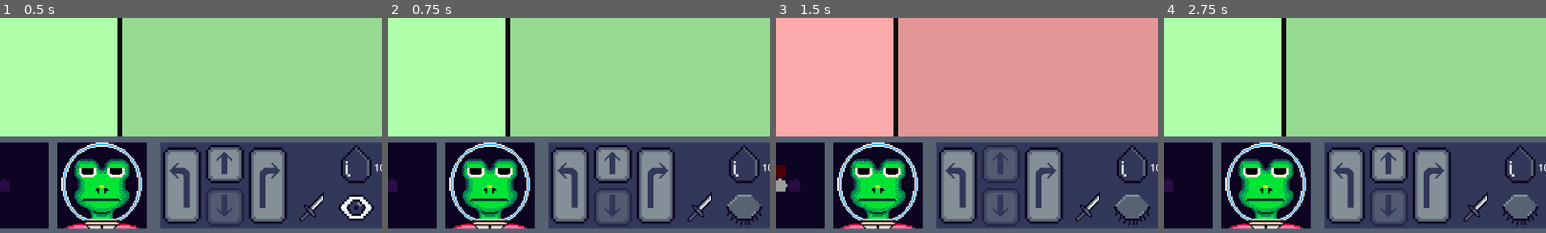
Above: before the commit, frames 1-4 (left to right).
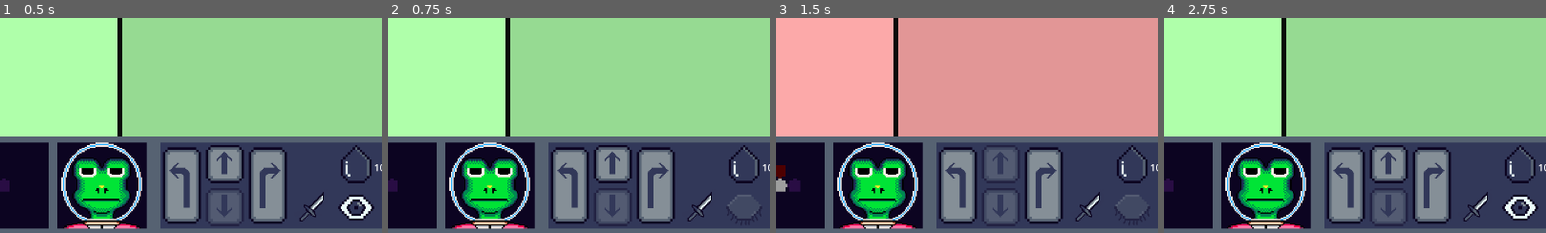
Above: after the commit, the same moments.

Repository: i-ahumada/tearless
Game: Godot game, scene res://Scenes/GameController/game_controller.tscn
The game is run twice, just before and just after one commit, with the same random seed, the same clock (stepped at 60 frames per second) and the same inputs.
Inputs (mouse positions are % of the whole screen's width and height, from its top left):
- Up to frame 1 (0.5 s): no input
- Up to frame 2 (0.75 s): click (58, 92) at 0.5 s
- Up to frame 3 (1.5 s): click (35, 87) at 1.25 s
- Up to frame 4 (2.75 s): click (47, 87) at 2 s
The pictures show only the part of the screen within x 12-62%, y 48-98%; the shares and areas given below are measured in that part.

Frame 1 is identical in both runs. In frame 2, 0.8% of the frame differs, in the area x 88-98%, y 82-97%; in frame 3, 0.8%; in frame 4, 0.8%.

Commit message:
feat: player and enemy classes created -incomplete-

Diff:
--- a/Scenes/GameController/game_controller.tscn
+++ b/Scenes/GameController/game_controller.tscn
@@ -3,6 +3,7 @@
 [ext_resource type="Script" uid="uid://duwe6ruq1is6t" path="res://Scripts/GameController/game_controller.gd" id="1_kx2cw"]
 [ext_resource type="PackedScene" uid="uid://p4h75kwuub7c" path="res://Scenes/HUD/hud.tscn" id="1_nqxm2"]
 [ext_resource type="Script" uid="uid://bxluioq7i3rsx" path="res://Scripts/RoomContainer/room_container.gd" id="3_w5uht"]
+[ext_resource type="Script" uid="uid://mjctrm0q8j8h" path="res://Scripts/GameController/player.gd" id="4_g6ftq"]
 
 [node name="GameController" type="Node" unique_id=16930123 node_paths=PackedStringArray("room_container")]
 script = ExtResource("1_kx2cw")
@@ -13,7 +14,13 @@
 [node name="RoomContainer" type="Node" parent="." unique_id=1738164503]
 script = ExtResource("3_w5uht")
 
+[node name="Player" type="Node" parent="." unique_id=1540974958]
+script = ExtResource("4_g6ftq")
+life_value = 100
+
 [connection signal="change_level" from="." to="HUD" method="_on_change_level"]
 [connection signal="change_room" from="." to="HUD" method="_on_change_room"]
 [connection signal="change_room" from="." to="RoomContainer" method="_on_change_room"]
+[connection signal="player_hit" from="." to="Player" method="_on_player_hit"]
 [connection signal="direction_button_clicked" from="HUD" to="." method="_on_direction_button_clicked"]
+[connection signal="skill_button_cliked" from="HUD" to="." method="_on_skill_button_cliked"]
--- a/Scenes/HUD/CharacterInfo/character_info.tscn
+++ b/Scenes/HUD/CharacterInfo/character_info.tscn
@@ -256,6 +256,9 @@
 [connection signal="button_down" from="MarginContainer/HBoxContainer/SkillsAndMovement/HBoxContainer/MovementContainer/HBoxContainer/Right" to="MarginContainer/HBoxContainer/SkillsAndMovement/HBoxContainer/MovementContainer/HBoxContainer/Right" method="_on_button_down"]
 [connection signal="value_changed" from="MarginContainer/HBoxContainer/SkillsAndMovement/HBoxContainer/SkillsContainer/VBoxContainer/TearsLife/TearBar" to="MarginContainer/HBoxContainer/SkillsAndMovement/HBoxContainer/SkillsContainer/VBoxContainer/TearsLife/TearBar" method="_on_value_changed"]
 [connection signal="button_down" from="MarginContainer/HBoxContainer/SkillsAndMovement/HBoxContainer/SkillsContainer/VB …(199 unchanged characters)…
+[connection signal="button_skill" from="MarginContainer/HBoxContainer/SkillsAndMovement/HBoxContainer/SkillsContainer/VBoxContainer/SkillBottom/HBoxContainer/Knife" to="." method="_on_button_skill"]
 [connection signal="button_down" from="MarginContainer/HBoxContainer/SkillsAndMovement/HBoxContainer/SkillsContainer/VB …(195 unchanged characters)…
+[connection signal="button_skill" from="MarginContainer/HBoxContainer/SkillsAndMovement/HBoxContainer/SkillsContainer/VBoxContainer/SkillBottom/HBoxContainer/Eye" to="." method="_on_button_skill"]
 [connection signal="pressed" from="MarginContainer/HBoxContainer/SkillsAndMovement/HBoxContainer/SkillsContainer/VBoxCo …(187 unchanged characters)…
 [connection signal="button_down" from="MarginContainer/HBoxContainer/SkillsAndMovement/HBoxContainer/SkillsContainer/VB …(201 unchanged characters)…
+[connection signal="button_skill" from="MarginContainer/HBoxContainer/SkillsAndMovement/HBoxContainer/SkillsContainer/VBoxContainer/SkillBottom/HBoxContainer/Escape" to="." method="_on_button_skill"]
--- a/Scenes/HUD/hud.tscn
+++ b/Scenes/HUD/hud.tscn
@@ -23,3 +23,4 @@
 offset_bottom = 695.0
 
 [connection signal="direction_button_clicked" from="CharacterInfo" to="." method="_on_character_info_direction_button_clicked"]
+[connection signal="skill_button_clicked" from="CharacterInfo" to="." method="_on_character_info_skill_button_clicked"]
--- /dev/null
+++ b/Scripts/GameController/enemy.gd
@@ -0,0 +1,10 @@
+extends Node
+class_name Enemy
+
+var attack_pattern: Dictionary
+var dialogue: Array
+@export var life_value: int
+#var imagen de enemigo
+
+func _init(life_initial_value: int):
+	life_value = life_initial_value
--- a/Scripts/GameController/game_controller.gd
+++ b/Scripts/GameController/game_controller.gd
@@ -2,6 +2,7 @@
 
 @export var starting_map_route: String = "res://Maps/map_test.json"
 @export var room_container: RoomContainer
+var player: Player
 
 signal change_room(map_node: MapNode, direction: GameEnums.Directions)
 signal change_level(map_graph: MapGraph)
@@ -25,6 +26,7 @@
 	else:
 		map_graph.move_direction(direction) # sacar cuando se implemente _next_room()
 		change_room.emit(map_graph.current_node, direction)
+		player_hit.emit(20)
 
 func _on_update_room_state():
 	pass
@@ -36,3 +38,15 @@
 	# avisa el cambio al RoomContainer. RoomContainer.change_room(room_data)
 	# actualiza el mapa
 	#actualizar el hud (desactivar movimiento que no se puede)
+
+func _on_skill_button_cliked(skill: GameEnums.Skills) -> void:
+	match skill:
+		GameEnums.Skills.ATTACK:
+			enemy_hit.emit()
+			print("Emitido por el boton: ", skill)
+		GameEnums.Skills.DEFEND:
+			#player_hit.emit()
+			print("Emitido por el boton: ", skill)
+		GameEnums.Skills.ESCAPE:
+			player.escape()
+			print("Emitido por el boton: ", skill)
--- /dev/null
+++ b/Scripts/GameController/player.gd
@@ -0,0 +1,13 @@
+extends Node
+class_name Player
+
+@export var life_value:int
+
+func _init(life_initial_value:int):
+	life_value = life_initial_value
+
+func update_life(value:int):
+	life_value += value
+
+func escape():
+	pass
--- a/Scripts/HUD/CharacterInfo/character_info.gd
+++ b/Scripts/HUD/CharacterInfo/character_info.gd
@@ -2,6 +2,7 @@
 
 
 signal direction_button_clicked(direction: GameEnums.Directions)
+signal skill_button_clicked(skill: GameEnums.Skills)
 
 @export var tear_component: TextureProgressBar
 @export var tear_percentage: Label
@@ -28,3 +29,7 @@
 
 func _on_button_change_room(direction: GameEnums.Directions):
 	direction_button_clicked.emit(direction)
+
+
+func _on_button_skill(skill: GameEnums.Skills) -> void:
+	skill_button_clicked.emit(skill)
--- a/Scripts/HUD/CharacterInfo/eye_skill_button.gd
+++ b/Scripts/HUD/CharacterInfo/eye_skill_button.gd
@@ -21,6 +21,9 @@
 
 func _on_pressed() -> void:
 	if (icon == closed_eye):
-		open_eye()
-	else:
-		close_eye()
+		return
+	close_eye()
+	disabled = true
+	await get_tree().create_timer(2.0).timeout
+	disabled = false
+	open_eye()
--- a/Scripts/HUD/CharacterInfo/hud.gd
+++ b/Scripts/HUD/CharacterInfo/hud.gd
@@ -1,6 +1,7 @@
 extends CanvasLayer
 
 signal direction_button_clicked(direction: GameEnums.Directions)
+signal skill_button_cliked(skill: GameEnums.Skills)
 
 func start(map_graph: MapGraph):
 	$CharacterInfo.set_dialogue("...")
@@ -25,3 +26,7 @@
 		$CharacterInfo.enable_only_valid_directions(map_node)
 	else:
 		$CharacterInfo.disable_all_directions()
+
+
+func _on_character_info_skill_button_clicked(skill: GameEnums.Skills) -> void:
+	skill_button_cliked.emit(skill)
--- a/Scripts/RoomContainer/base_room.gd
+++ b/Scripts/RoomContainer/base_room.gd
@@ -10,5 +10,4 @@
 	background.texture = load(new_background_path)
 
 func setup (node:MapNode):
-	#set_background(node.background)
 	set_background(route + node.background)
Not shown, added: Scripts/GameController/enemy.gd.uid
Not shown, added: Scripts/GameController/player.gd.uid
